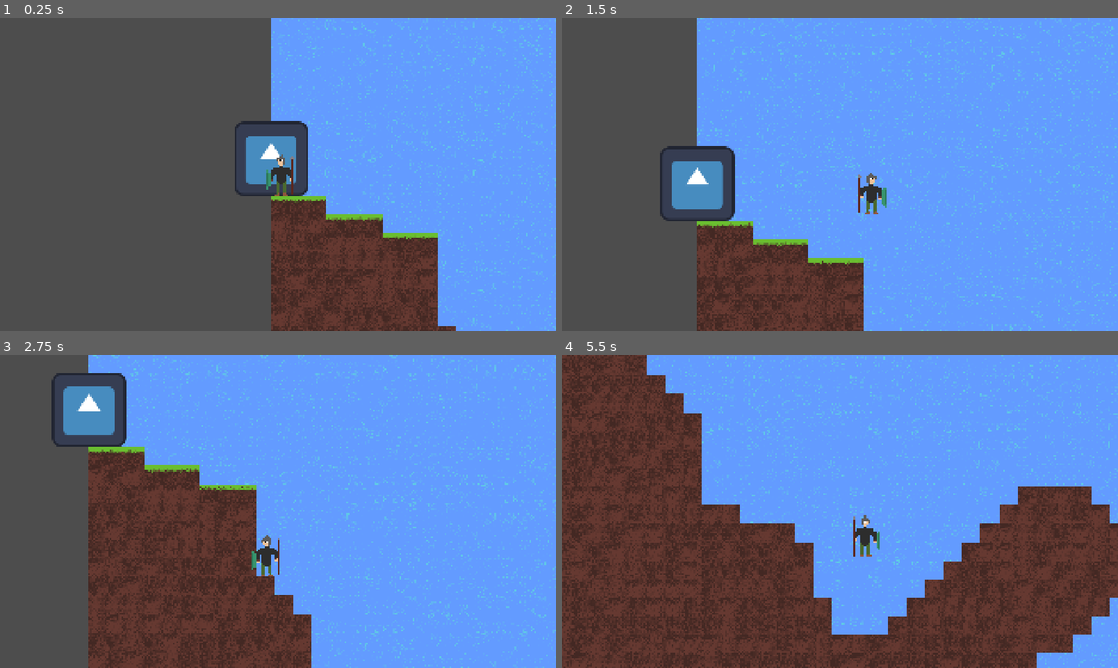
Above: before the commit, frames 1-4 (two rows, left to right).
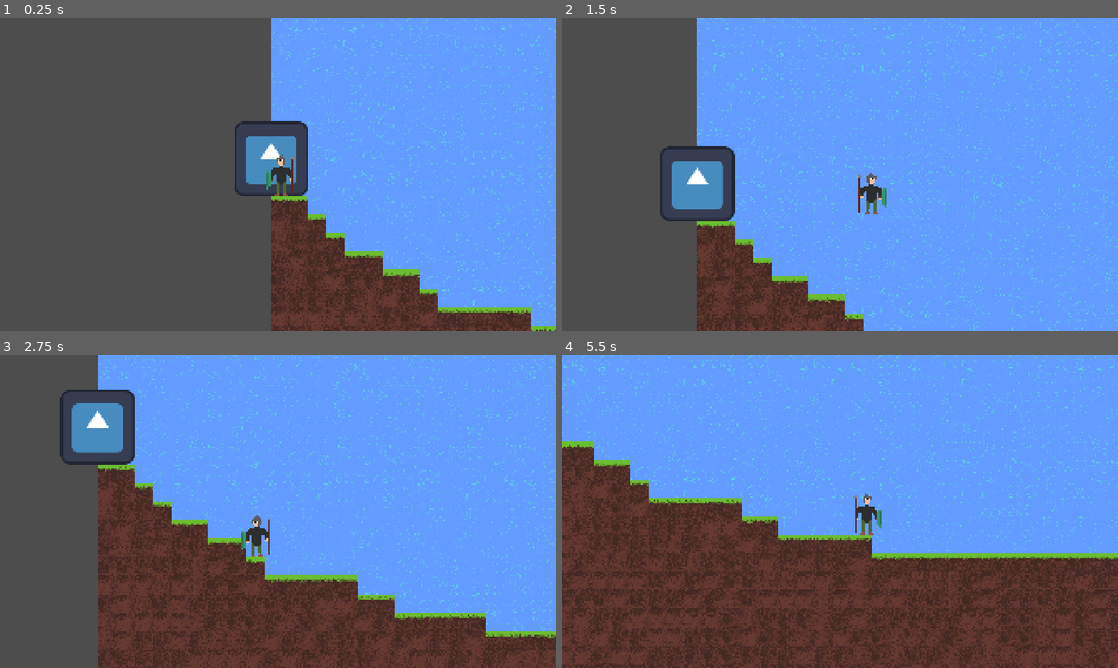
Above: after the commit, the same moments.

Repository: Spino77/godot-DAM
Game: Godot game, scene res://escenas/main.tscn
The game is run twice, just before and just after one commit, with the same random seed, the same clock (stepped at 60 frames per second) and the same inputs. The engine's default icon, where the game draws it, is replaced by a stand-in: a white triangle on a blue panel in a dark square.
Inputs (mouse positions are in pixels of both pictures, inside the frame that each line leads up to):
- Up to frame 1 (0.25 s): no input
- Up to frame 2 (1.5 s): move the mouse to (962, 158) at 0.52 s; hold D (mov_derecha) from 0.53 s (still down); tap Mouse wheel down (scroll_abajo) at 0.6 s; click (962, 158) at 0.67 s; tap Space (saltar) at 0.77 s; move the mouse to (728, 190) at 1.27 s; tap Mouse wheel up (scroll_arriba) at 1.35 s
- Up to frame 3 (2.75 s): tap Space (saltar) at 1.52 s; move the mouse to (333, 442) at 2.02 s; release D (mov_derecha) at 2.03 s; hold A (mov_izquierda) from 2.03 s (still down); tap E (select) at 2.1 s
- Up to frame 4 (5.5 s): move the mouse to (812, 574) at 2.77 s; release A (mov_izquierda) at 2.78 s; hold D (mov_derecha) 2.78-4.28 s; tap Mouse wheel down (scroll_abajo) at 2.85, 5.1 s; click (812, 574) at 2.92 s; tap Space (saltar) at 3.02, 3.77, 4.52 s; move the mouse to (1006, 558) at 3.52 s; tap Mouse wheel up (scroll_arriba) at 3.6 s; move the mouse to (673, 464) at 4.27 s; hold A (mov_izquierda) 4.28-5.03 s; tap E (select) at 4.35 s; move the mouse to (867, 511) at 5.02 s; hold D (mov_derecha) from 5.03 s (still down); click (867, 511) at 5.17 s

The runs differ from the first frame. In frame 1, 7.5% of the frame differs, in the area x 52-100%, y 0-100%; in frame 2, 7.0%; in frame 3, 24%; in frame 4, 33%, in the area x 0-100%, y 0-100%.

Commit message:
mejor generacion

Diff:
--- a/scripts/mapa.gd
+++ b/scripts/mapa.gd
@@ -26,14 +26,14 @@
 	#lenght of the map
 	for x in 500:
 		#noise value for the floor
-		var floor = abs(noise.get_noise_2d(x,0) * 7)
+		var floor = abs(noise.get_noise_2d(x,0) * 15)
 		#height of the map
 		for y in range(-200,200):
 			#fills the map area with "sky" blocks, which will then be replaced by dirt or grass
 			set_cell(Vector2i(x,y),5,Vector2i(randi_range(0,1),randi_range(0,1)))
 		for y in range(floor, 160):
 			var noiseVal :float= abs(noise.get_noise_2d(x,y))
-			if noiseVal < 0.4:
+			if noiseVal < 0.6:
 				#places grass
 				if y in range(floor, floor + 1):
 					set_cell(Vector2i(x,y),4,Vector2i(randi_range(0,1),0))
